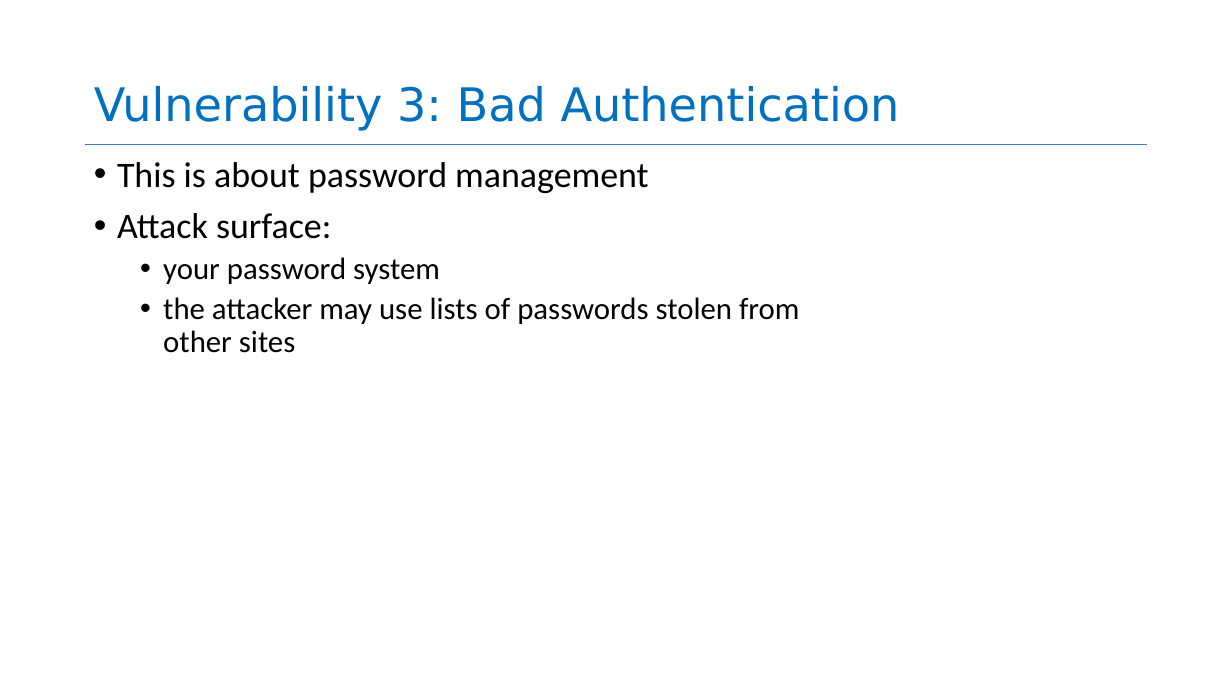
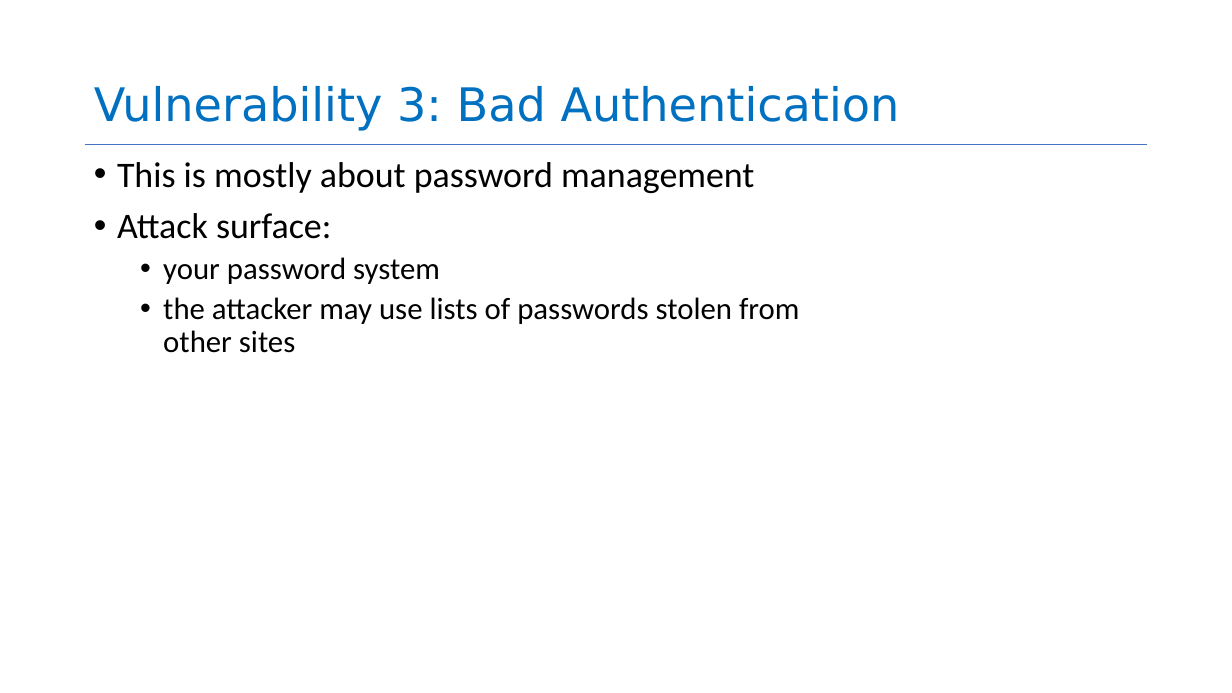
Before and after one commit to neu-se/CS4530-Spring-2026, a slide deck: slide 22 of Slides/Module 13 Security.pptx. Drawn at 1232x693 pixels with LibreOffice and Linux fonts; fonts in the diff are those of the drawing. Boxes give left, top, right and bottom in pixels: in the first picture for what was removed or moved away, otherwise in the second. Text is boxed around its words. In the diff, an @@ line names an element or a change of style, - is before the commit and + after.

```diff
--- a/Slides/Module 13 Security.pptx
+++ b/Slides/Module 13 Security.pptx
@@ text at box(117, 162, 754, 193): text changed @@
-• This is about password management
+• This is mostly about password management
```
Also in this commit, not shown: 1 other file.
